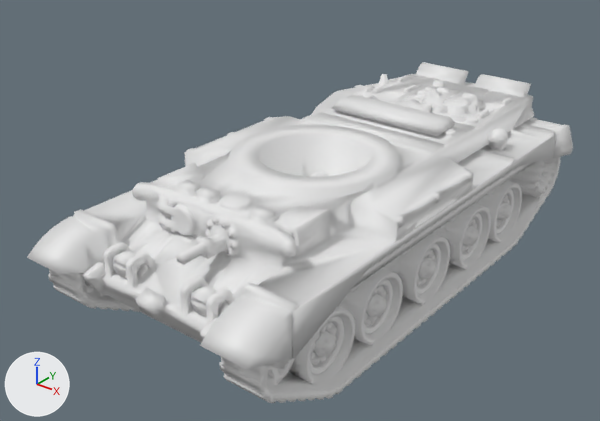
An edit to the glTF model public/models/tanks/community/recovered/comet.glb, drawn before and after from the same camera.
One viewpoint serves both versions: a camera (50 mm lens) standing at (66.3, -106.1, 51.0) and looking at (11.9, -38.2, 8.8). The axes (+X, +Y, +Z) are drawn at lower left. The lights are the same throughout. The picture after the commit comes second. Where no turn or scale is listed for an object, it has been applied to the vertices.

Objects in the first picture: 'HullMesh', 'TurretMesh'.
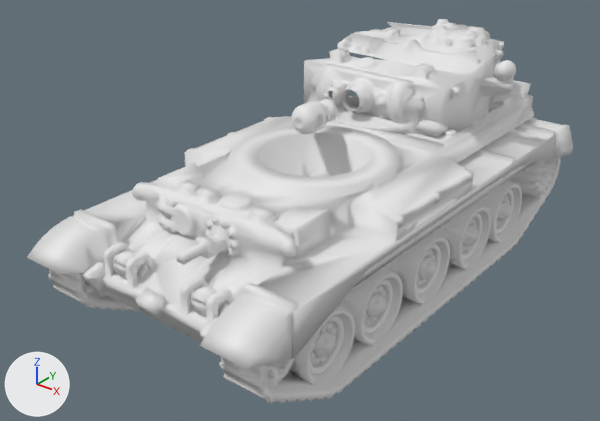
ob_turret is not drawn itself; it is the parent of ob_turretmesh.

Where the newer file only moved an object's origin or applied its transform, the numbers keep the older frame.

The edits, one by one:
me_1_100_comet_turret_1 is used by ob_turretmesh; parent ob_turret; location (0.0, 0.0, 0.0).
me_1_100_comet_turret_1 had 8286 vertices, 16568 faces and spanned x 0.0..26.7, y 0.0..17.9, z 0.0..56.7.
me_1_100_comet_turret_1 now has 6224 vertices, 12213 faces and spans x 1.2..26.7, y -38.1..-4.7, z 16.1..26.4.
me_1_100_comet_turret_1 part 1: 8286 vertices removed from x 0.0..26.7, y 0.0..17.9, z 0.0..56.7.
me_1_100_comet_turret_1 part 2: 6224 vertices added at x 1.2..26.7, y -38.1..-4.7, z 16.1..26.4.
In object 'Turret' (ob_turret), parent is no longer ob_root.
Object 'Turret' (ob_turret) moves from (0.0, 0.0, 0.0) to (14.6, -17.5, 16.4).
Object 'TurretMesh' (ob_turretmesh) moves from (0.0, 0.0, 0.0) to (-14.6, 17.5, -16.4).

Changed parts and their boxes [x1, y1, x2, y2] in the pictures (600 x 421 px):
'TurretMesh', reshaped, moved (mostly hidden before): before [180, 74, 508, 243]; after [291, 19, 516, 135]
part 1 of me_1_100_comet_turret_1, deleted (mostly hidden): before [180, 74, 508, 243]
part 2 of me_1_100_comet_turret_1, added: after [291, 19, 516, 135]
